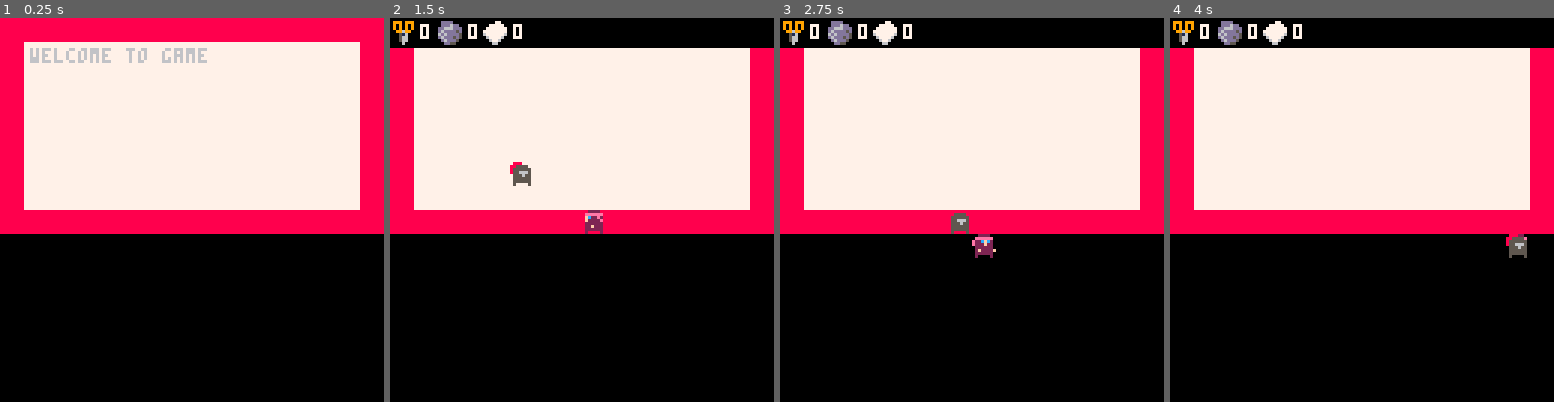
Above: before the commit, frames 1-4 (left to right).
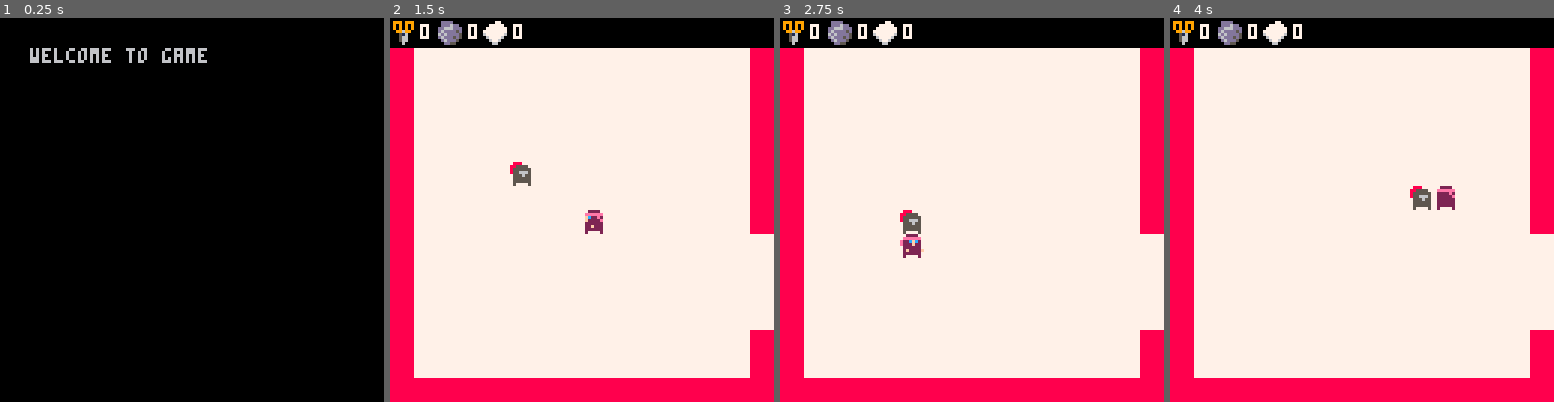
Above: after the commit, the same moments.

Repository: Braxmaster/Gamejam3012
Game: PICO-8 cartridge game.p8
Two runs of this game, one before a commit and one after it. Both use one fixed random seed, a clock stepped at 60 frames per second and the inputs below.
Inputs:
- Up to frame 1 (0.25 s): no input
- Up to frame 2 (1.5 s): tap O (Z key) at 0.33, 0.7, 1.43 s; tap X (X key) at 1.07 s
- Up to frame 3 (2.75 s): hold Left 1.97-2.37 s; tap X (X key) at 2.07, 2.4, 2.73 s; tap O (Z key) at 2.22 s; hold Down from 2.42 s (still down)
- Up to frame 4 (4 s): release Down at 2.82 s; hold Right 2.87-3.53 s; tap X (X key) at 3.07, 3.4, 3.73 s; tap O (Z key) at 3.1, 3.98 s; hold Up from 3.58 s (still down)

The runs differ from the first frame. In frame 1, 55% of the frame differs, in the area x 0-100%, y 0-57%; in frame 2, 49%; in frame 3, 49%; in frame 4, 50%.

Commit message:
More map and camera

Diff:
--- a/game.p8
+++ b/game.p8
@@ -13,6 +13,7 @@
 -- constants and variables
 
 -- constants
+c_dir_none = 0
 c_dir_left = 1
 c_dir_right = 2
 c_dir_up = 3
@@ -38,6 +39,8 @@
  rock_type = 0
  sissor_type = 1
  paper_type = 2
+
+c_cam_speed = 8
 
 -- variables
 state = c_state_menu
@@ -52,13 +55,22 @@
 enemy = {x = 32, y = 32, type = rock_type, spr = 003}
 enemies = {enemy}
 
-
 -->8
 -- game logic functions --
+
+function new_cam()
+  return {
+    x = 0,
+    y = 0,
+    moving = false,
+    dir = c_dir_none
+  }
+end
 
 function _init()
   state = c_state_menu
   current_game = c_game_0
+  cam = new_cam()
 end
 
 function _update()
@@ -75,6 +87,7 @@
     update_player()
     update_world()
   end
+  update_cam()
 end
 
 function update_player()
@@ -136,12 +149,60 @@
   return not (x < 0 or y < 0 or x > 127 or y > 127)
 end
 
+function update_cam()
+  cam_transition_start()
+
+  if cam.moving then
+    move_cam()
+  end
+
+  cam_transition_stop()
+end
+
+function cam_transition_start()
+  if not cam.moving then
+    if player.x < cam.x then
+      cam.moving = true
+      cam.dir = c_dir_left
+    elseif player.x >= cam.x + 128 then
+      cam.moving = true
+      cam.dir = c_dir_right
+    elseif player.y < cam.y then
+      cam.moving = true
+      cam.dir = c_dir_up
+    elseif player.y >= cam.y + 128 then
+      cam.moving = true
+      cam.dir = c_dir_down
+    end
+  end
+end
+
+function move_cam()
+  if cam.dir == c_dir_left then
+    cam.x -= c_cam_speed
+  elseif cam.dir == c_dir_right then
+    cam.x += c_cam_speed
+  elseif cam.dir == c_dir_up then
+    cam.y -= c_cam_speed
+  elseif cam.dir == c_dir_down then
+    cam.y += c_cam_speed
+  end
+end
+
+function cam_transition_stop()
+  if cam_at_grid_point() then
+    cam.moving = false
+  end
+end
+
+function cam_at_grid_point()
+  return cam.x % 128 == 0 and cam.y % 128== 0
+end
 -->8
 -- draw functions --
 
 function _draw()
   cls()
-  map(0, 0, 0)
   if state==c_state_menu then
     print("welcome to game", 10, 10)
     if pixel_is_blocked(9, 9) then
@@ -153,6 +214,9 @@
 end
 
 function draw_game()
+  camera(cam.x, cam.y)
+  map(0, 0, 0, 0, 128, 128)
+
   print("now in game", 20, 20)
   draw_player()
   draw_menu()
@@ -237,37 +301,58 @@
 0000000000000000000000000000000000000000000000000000000000000000000000000000000000000000000000000000000000000000000000000000000000010000000000000000000000000000000000000000000000000000000000000001000000000000000000000000000000000000000000000000000000000000
 0000000000000000000000000000000000000000000000000000000000000000000000000000000000000000000000000000000000000000000000000000000000000000000000000000000000000000000000000000000000000000000000000000000000000000000000000000000000000000000000000000000000000000
 __map__
-6161616161616161616161616161616100000000000000000000000000000000000000000000000000000000000000000000000000000000000000000000000000000000000000000000000000000000000000000000000000000000000000000000000000000000000000000000000000000000000000000000000000000000
-6160606060606060606060606060606100000000000000000000000000000000000000000000000000000000000000000000000000000000000000000000000000000000000000000000000000000000000000000000000000000000000000000000000000000000000000000000000000000000000000000000000000000000
-6160606060606060606060606060606100000000000000000000000000000000000000000000000000000000000000000000000000000000000000000000000000000000000000000000000000000000000000000000000000000000000000000000000000000000000000000000000000000000000000000000000000000000
-6160606060606060606060606060606100000000000000000000000000000000000000000000000000000000000000000000000000000000000000000000000000000000000000000000000000000000000000000000000000000000000000000000000000000000000000000000000000000000000000000000000000000000
-6160606060606060606060606060606100000000000000000000000000000000000000000000000000000000000000000000000000000000000000000000000000000000000000000000000000000000000000000000000000000000000000000000000000000000000000000000000000000000000000000000000000000000
-6160606060606060606060606060606100000000000000000000000000000000000000000000000000000000000000000000000000000000000000000000000000000000000000000000000000000000000000000000000000000000000000000000000000000000000000000000000000000000000000000000000000000000
-6160606060606060606060606060606100000000000000000000000000000000000000000000000000000000000000000000000000000000000000000000000000000000000000000000000000000000000000000000000000000000000000000000000000000000000000000000000000000000000000000000000000000000
-6160606060606060606060606060606100000000000000000000000000000000000000000000000000000000000000000000000000000000000000000000000000000000000000000000000000000000000000000000000000000000000000000000000000000000000000000000000000000000000000000000000000000000
-6161616161616161616161616161616100000000000000000000000000000000000000000000000000000000000000000000000000000000000000000000000000000000000000000000000000000000000000000000000000000000000000000000000000000000000000000000000000000000000000000000000000000000
-…(25 lines of a section not shown)…
+6161616161616161616161616161616161616161616161616161616161616161000000000000000000000000000000000000000000000000000000000000000000000000000000000000000000000000000000000000000000000000000000000000000000000000000000000000000000000000000000000000000000000000
+6160606060606060606060606060606161616160606060606060606161616161000000000000000000000000000000000000000000000000000000000000000000000000000000000000000000000000000000000000000000000000000000000000000000000000000000000000000000000000000000000000000000000000
+6160606060606060606060606060606161616060606060606060606060616161000000000000000000000000000000000000000000000000000000000000000000000000000000000000000000000000000000000000000000000000000000000000000000000000000000000000000000000000000000000000000000000000
+6160606060606060606060606060606161616060606060606060606060616161000000000000000000000000000000000000000000000000000000000000000000000000000000000000000000000000000000000000000000000000000000000000000000000000000000000000000000000000000000000000000000000000
+6160606060606060606060606060606161606060606060606060606060616161000000000000000000000000000000000000000000000000000000000000000000000000000000000000000000000000000000000000000000000000000000000000000000000000000000000000000000000000000000000000000000000000
+6160606060606060606060606060606161606060606060606060606060616161000000000000000000000000000000000000000000000000000000000000000000000000000000000000000000000000000000000000000000000000000000000000000000000000000000000000000000000000000000000000000000000000
+6160606060606060606060606060606161606060606060606060606060616161000000000000000000000000000000000000000000000000000000000000000000000000000000000000000000000000000000000000000000000000000000000000000000000000000000000000000000000000000000000000000000000000
+6160606060606060606060606060606161606060606060606060606060616161000000000000000000000000000000000000000000000000000000000000000000000000000000000000000000000000000000000000000000000000000000000000000000000000000000000000000000000000000000000000000000000000
+6160606060606060606060606060606161606060606060606060606060616161000000000000000000000000000000000000000000000000000000000000000000000000000000000000000000000000000000000000000000000000000000000000000000000000000000000000000000000000000000000000000000000000
+6160606060606060606060606060606060606060606060606060606060616161000000000000000000000000000000000000000000000000000000000000000000000000000000000000000000000000000000000000000000000000000000000000000000000000000000000000000000000000000000000000000000000000
+6160606060606060606060606060606060606060606060606060606061616161000000000000000000000000000000000000000000000000000000000000000000000000000000000000000000000000000000000000000000000000000000000000000000000000000000000000000000000000000000000000000000000000
+6160606060606060606060606060606060606060606060606060606061616161000000000000000000000000000000000000000000000000000000000000000000000000000000000000000000000000000000000000000000000000000000000000000000000000000000000000000000000000000000000000000000000000
+6160606060606060606060606060606060606060606060606060606161616161000000000000000000000000000000000000000000000000000000000000000000000000000000000000000000000000000000000000000000000000000000000000000000000000000000000000000000000000000000000000000000000000
+6160606060606060606060606060606160606060606060606060606161616161000000000000000000000000000000000000000000000000000000000000000000000000000000000000000000000000000000000000000000000000000000000000000000000000000000000000000000000000000000000000000000000000
+6160606060606060606060606060606161616060606060606060606060616161000000000000000000000000000000000000000000000000000000000000000000000000000000000000000000000000000000000000000000000000000000000000000000000000000000000000000000000000000000000000000000000000
+6161616161616161616161616161616161616161606060606060606060606161000000000000000000000000000000000000000000000000000000000000000000000000000000000000000000000000000000000000000000000000000000000000000000000000000000000000000000000000000000000000000000000000
+6161616161616161616161616161616161616161616060606060606060606061000000000000000000000000000000000000000000000000000000000000000000000000000000000000000000000000000000000000000000000000000000000000000000000000000000000000000000000000000000000000000000000000
+6161616160606060606060606060606060606161616160606060606060606061000000000000000000000000000000000000000000000000000000000000000000000000000000000000000000000000000000000000000000000000000000000000000000000000000000000000000000000000000000000000000000000000
+6161606060606060606060606060606060606061616161606060606060606061000000000000000000000000000000000000000000000000000000000000000000000000000000000000000000000000000000000000000000000000000000000000000000000000000000000000000000000000000000000000000000000000
+6161606060606060606060606060606060606060606161606060606060606061000000000000000000000000000000000000000000000000000000000000000000000000000000000000000000000000000000000000000000000000000000000000000000000000000000000000000000000000000000000000000000000000
+6161606060606060606060606060606060606060606060606060606060606061000000000000000000000000000000000000000000000000000000000000000000000000000000000000000000000000000000000000000000000000000000000000000000000000000000000000000000000000000000000000000000000000
+6161606060606060606060606060606060606060606060606060606060606161000000000000000000000000000000000000000000000000000000000000000000000000000000000000000000000000000000000000000000000000000000000000000000000000000000000000000000000000000000000000000000000000
+6161606060606060606060606060606060606060606060606060606060606161000000000000000000000000000000000000000000000000000000000000000000000000000000000000000000000000000000000000000000000000000000000000000000000000000000000000000000000000000000000000000000000000
+6161606060606060606060606060606060606060606060606060606060606161000000000000000000000000000000000000000000000000000000000000000000000000000000000000000000000000000000000000000000000000000000000000000000000000000000000000000000000000000000000000000000000000
+6161606060606060606060606060606060606060606060606060606060606161000000000000000000000000000000000000000000000000000000000000000000000000000000000000000000000000000000000000000000000000000000000000000000000000000000000000000000000000000000000000000000000000
+6161606060606060606060606060606060606060606060606060606060606161000000000000000000000000000000000000000000000000000000000000000000000000000000000000000000000000000000000000000000000000000000000000000000000000000000000000000000000000000000000000000000000000
+6161606060616161616160606060606060606060606060606060606060616161000000000000000000000000000000000000000000000000000000000000000000000000000000000000000000000000000000000000000000000000000000000000000000000000000000000000000000000000000000000000000000000000
+6161616161616161616161616161616161616160606060606060606061616161000000000000000000000000000000000000000000000000000000000000000000000000000000000000000000000000000000000000000000000000000000000000000000000000000000000000000000000000000000000000000000000000
+6161616161616161616161616161616161616161616060606161616161616161000000000000000000000000000000000000000000000000000000000000000000000000000000000000000000000000000000000000000000000000000000000000000000000000000000000000000000000000000000000000000000000000
+6161616161616161616161616161616161616161616161616161616161616161000000000000000000000000000000000000000000000000000000000000000000000000000000000000000000000000000000000000000000000000000000000000000000000000000000000000000000000000000000000000000000000000
+…(25 lines of a section not shown)…
